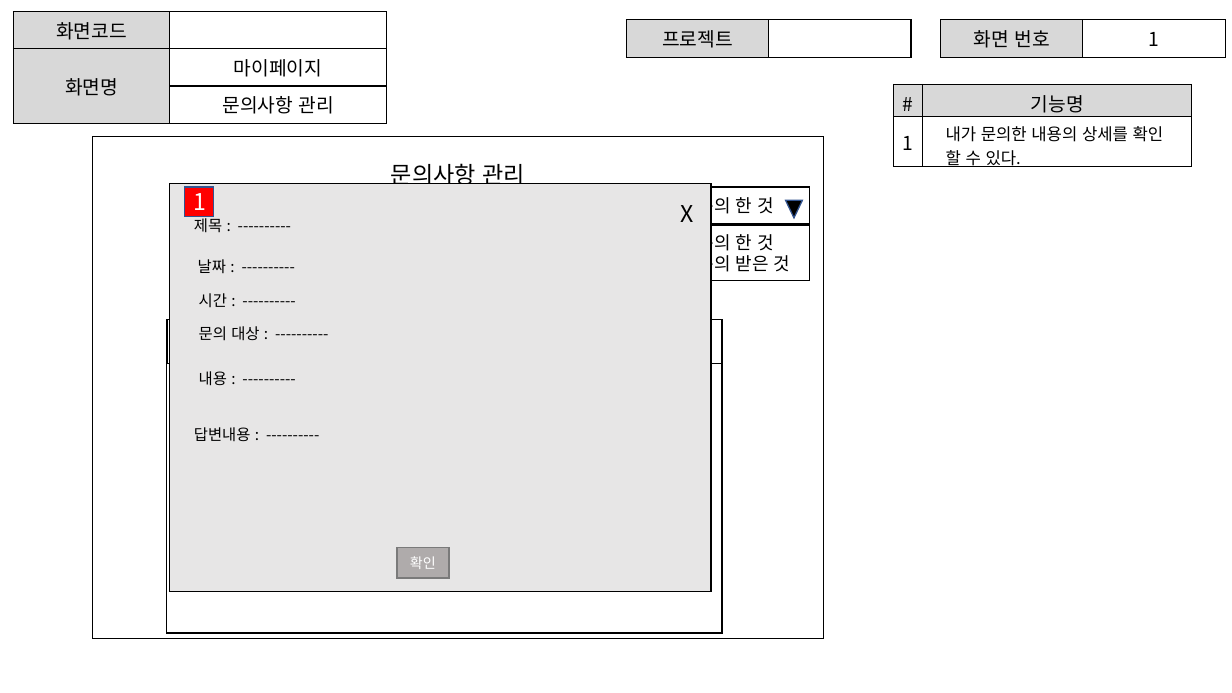
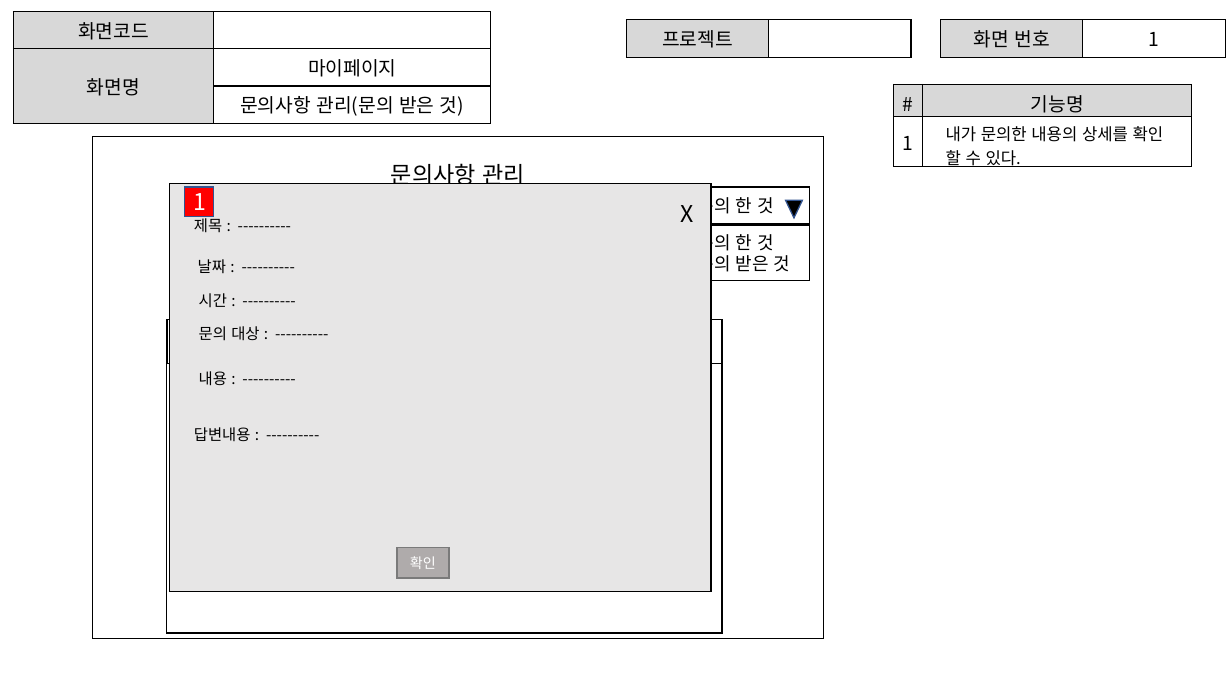
Before and after one commit to ezenteam2/e-Zone, a slide deck: slide 8 of gr2_lhj/마이페이지.pptx (slide 9 before the commit). Drawn at 1232x693 pixels with LibreOffice and Linux fonts; fonts in the diff are those of the drawing. Boxes give left, top, right and bottom in pixels: in the first picture for what was removed or moved away, otherwise in the second. Text is boxed around its words. In the diff, an @@ line names an element or a change of style, - is before the commit and + after.

```diff
--- a/gr2_lhj/마이페이지.pptx
+++ b/gr2_lhj/마이페이지.pptx
@@ table at [13,12,491,120] @@
-row 3, column 2: 문의사항 관리
+row 3, column 2: 문의사항 관리(문의 받은 것)
@@ table: place and size @@
-table at [13,12,386,118]
+table at [13,12,491,120]
```
Also in this commit, not shown: 7 other slides changed, 1 slide removed.
